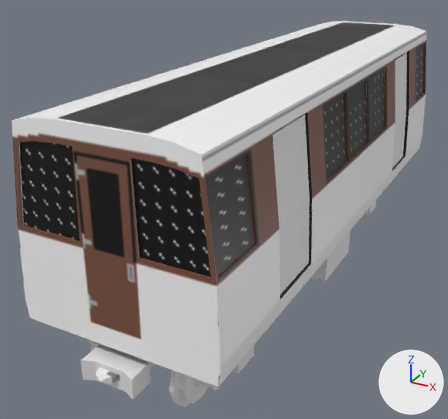
The Blender file brown_subway_wagon/blender/brown_subway_wagon.blend as it was, and as the next commit left it.
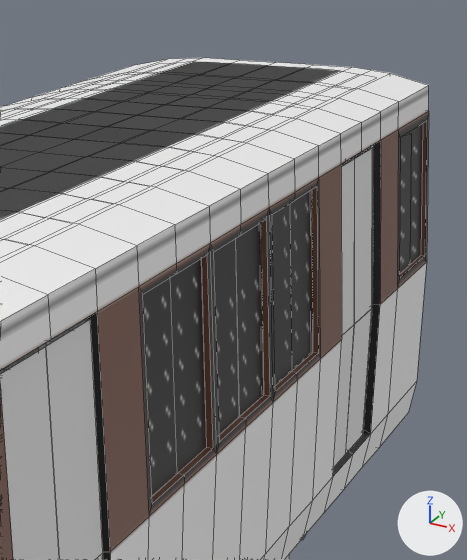
Old and new are each drawn whole from a camera (50 mm lens) standing at (28.2, -65.9, 34.2) and looking at (-5.1, -5.3, 3.9) and again close up on the part from 61% to 98% of the width and 0% to 48% of the height. The lights are fixed; the arrows at lower right show +X, +Y and +Z. The close-ups show mesh edges as thin lines.

Script lines for the objects in view, before the commit:
```python
me_cube = bpy.data.meshes.new('Cube')
me_cube.from_pydata(...)  # 743 vertices, 728 faces; spans x -0.99..0.99, y -3.3..3.3, z 0.3..2.2
me_cube.materials.append(mat_wagon_exterior)  # picture img_b_wagon_exterior_png
me_cube_001 = bpy.data.meshes.new('Cube.001')
me_cube_001.from_pydata(...)  # 96 vertices, 32 faces; spans x -0.97..0.97, y -2.21..2.13, z 0.52..1.97
me_cube_002 = bpy.data.meshes.new('Cube.002')
me_cube_002.from_pydata(...)  # 747 vertices, 694 faces; spans x -0.95..0.95, y -3.28..3.18, z 0.5..2.2
ob_doors = bpy.data.objects.new('Doors', me_cube_001)
ob_doors.location = (0.0, 0.0, 0.0)
ob_doors.scale = (10.0, 10.0, 10.0)
ob_wagon_exterior = bpy.data.objects.new('Wagon Exterior', me_cube)
ob_wagon_exterior.location = (0.0, 0.0, 0.0)
ob_wagon_exterior.scale = (10.0, 10.0, 10.0)
ob_wagon_interior = bpy.data.objects.new('Wagon Interior', me_cube_002)
ob_wagon_interior.location = (0.0, 0.0, 0.0)
ob_wagon_interior.scale = (10.0, 10.0, 10.0)
```
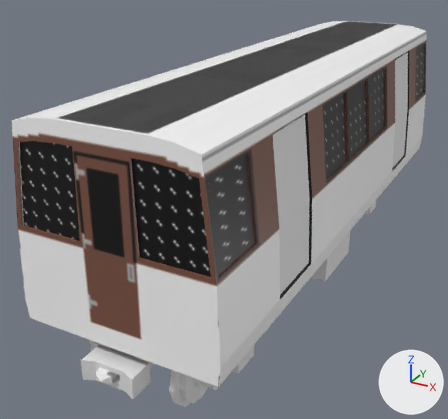
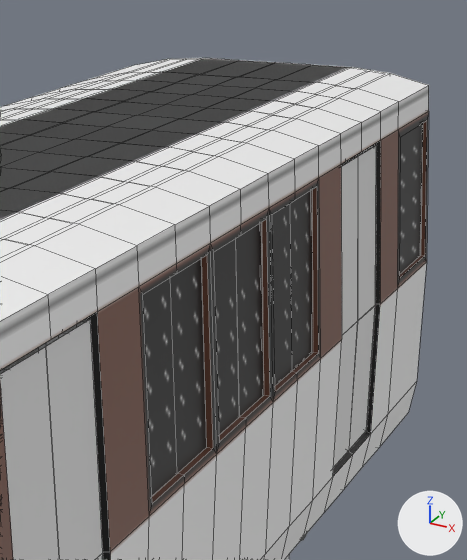
What changed in the scene script:
```text
Change me_cube_001:
    where me_cube_001.from_pydata(...)  # 96 vertices, 32 faces; spans x -0.97..0.97, y -2.21..2.13, z 0.52..1.97
    used by ob_doors; location = (0.0, 0.0, 0.0); scale = (10.0, 10.0, 10.0)
    me_cube_001 part 1: the whole mesh is multiplied about its middle by the matrix ((1.0, 0.0, 0.0), (0.0, 1.019, 0.0), (0.0, 0.0, 1.0)), then moved by (0.0, 0.03, 0.0)
Change me_cube_002:
    used by ob_wagon_interior; location = (0.0, 0.0, 0.0); scale = (10.0, 10.0, 10.0)
    remove me_cube_002.from_pydata(...)  # 747 vertices, 694 faces; spans x -0.95..0.95, y -3.28..3.18, z 0.5..2.2
    add me_cube_002.from_pydata(...)  # 742 vertices, 676 faces; spans x -0.95..0.95, y -3.28..3.28, z 0.5..2.2
    me_cube_002 part 2: 162 vertices moved from x -0.95..0.95, y 0.33..3.17, z 0.5..2.2 to x -0.95..0.95, y 0.33..3.28, z 0.5..2.2; 79 vertices removed from x -0.95..0.95, y 0.75..3.18, z 0.5..2.2; 74 vertices added at x -0.95..0.95, y 0.75..3.28, z 0.5..2.2
    me_cube_002 part 3: 4 vertices moved within x 0.84..0.92, y 0.33..0.41, z 1.22..1.96; 2 vertices removed from x 0.84..0.92, y 0.41, z 1.22..1.96; 2 vertices added at x 0.85..0.93, y 0.41, z 1.22..1.96
```

Boxes [x1, y1, x2, y2] around the edits, measured in the close-ups (467 x 560 px; the box of a moved part takes in the faces that stretch with it):
'Doors', reshaped: before [0, 148, 373, 560]; after [0, 145, 377, 560]
'Wagon Interior', reshaped: before [0, 61, 374, 430]; after [0, 59, 422, 405]
part 1 of me_cube_001, moved or reshaped: before [334, 148, 373, 467]; after [334, 145, 377, 467]
part 2 of me_cube_002, moved or reshaped: before [46, 61, 374, 430]; after [46, 59, 422, 364]
part 3 of me_cube_002, moved or reshaped: before [261, 229, 264, 384]; after [253, 222, 281, 405]
